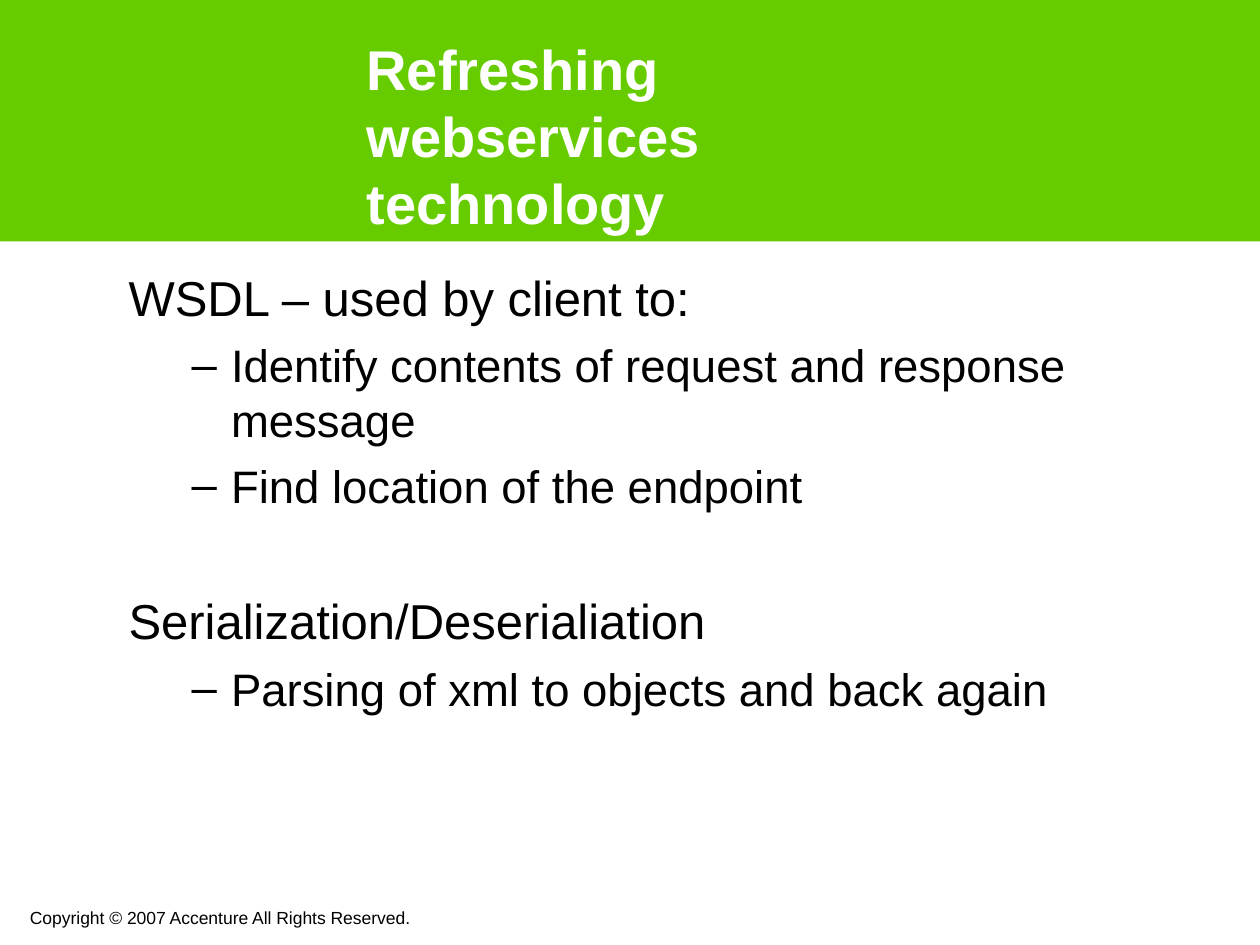
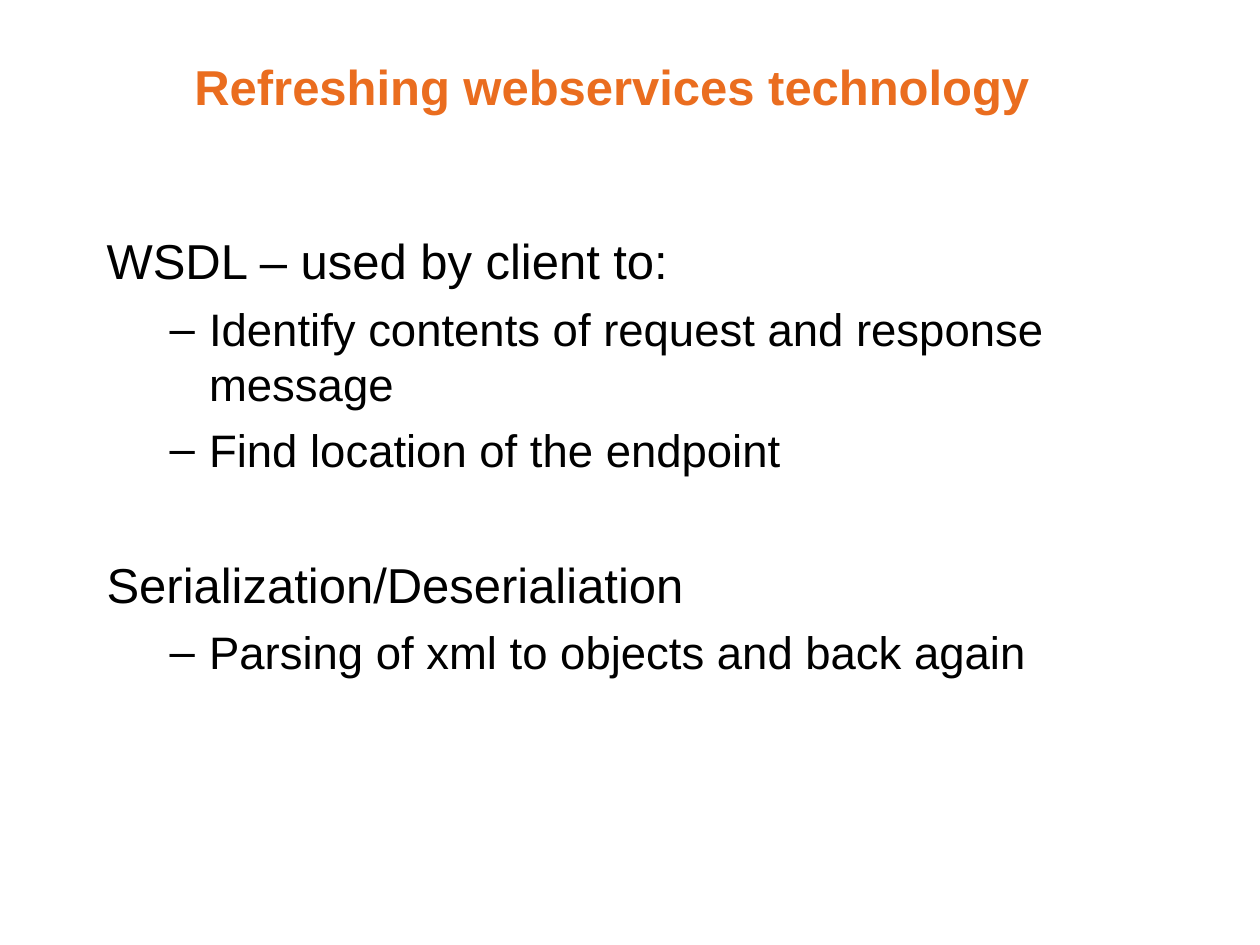
Before and after one commit to noushadali/osgi-samples, a slide deck: slide 12 of congress-registration/documentation/Webservice versioning using osgi.ppt (slide 13 before the commit). Drawn at 1260x945 pixels with LibreOffice and Linux fonts; fonts in the diff are those of the drawing; background and template pictures are left out. Boxes give left, top, right and bottom in pixels: in the first picture for what was removed or moved away, otherwise in the second. Text is boxed around its words. In the diff, an @@ line names an element or a change of style, - is before the commit and + after.

```diff
--- a/congress-registration/documentation/Webservice versioning using osgi.ppt
+++ b/congress-registration/documentation/Webservice versioning using osgi.ppt
@@ rectangle removed at [0,0,1260,242] @@
@@ title "Refreshing webservices technology": place and size @@
-title "Refreshing webservices technology" at [367,49,700,235]
+title "Refreshing webservices technology" at [194,69,1029,115]
@@ title "Refreshing webservices technology" at [194,69,1029,115]: size 32 to 28 pt, text colour #FFFFFF to #EA6D1F; vertical alignment bottom to middle @@
@@ text "WSDL – used by client ...": place and size @@
-text "WSDL – used by client ..." at [129,280,1065,715]
+text "WSDL – used by client ..." at [107,243,1043,679]
@@ text removed at [30,911,411,928] @@
-Copyright © 2007 Accenture All Rights Reserved.
```
Also in this commit, not shown: 17 other slides changed, 1 slide added, 2 slides removed.
